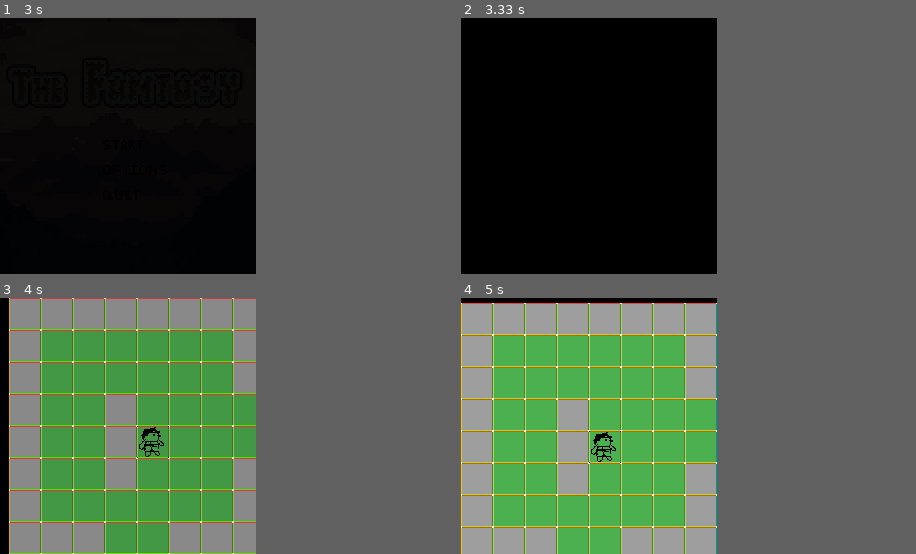
Above: before the commit, frames 1-4 (two rows, left to right).
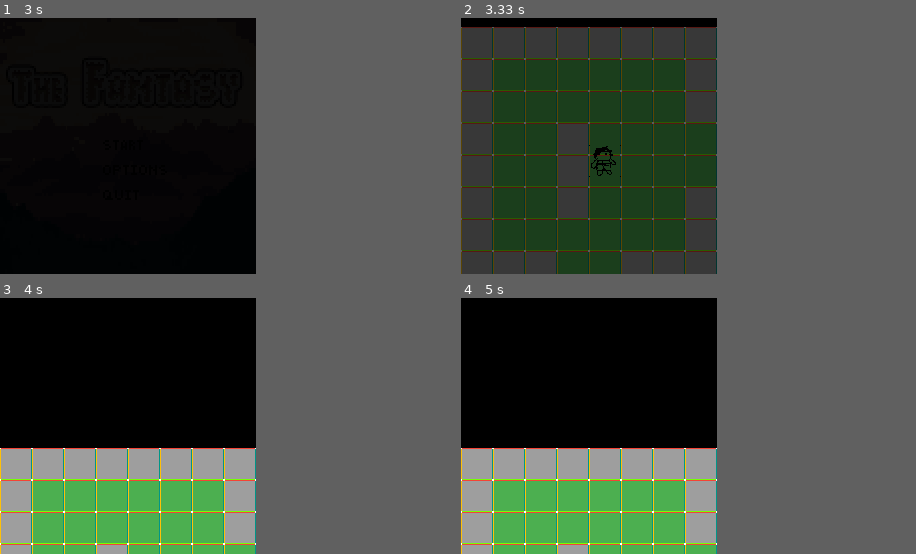
Above: after the commit, the same moments.

Repository: Oscarita25/PygameFantasyGame
Game: pygame game, started from Main.py
Same seed, same stepped clock (60 frames per second), same inputs: the game is played once before the commit and once after it.
Inputs (mouse positions are in pixels of both pictures, inside the frame that each line leads up to):
- Up to frame 1 (3 s): hold Down 0.33-0.8 s; move the mouse to (122, 176) at 0.37 s; tap Enter at 0.83, 1.17, 1.9 s; hold Up 1.5-1.87 s; move the mouse to (245, 176) at 1.53 s; click "Start" at 2.28 s; click (195, 51) at 2.62 s
- Up to frame 2 (3.33 s): hold W from 3.3 s (still down); hold Up from 3.3 s (still down)
- Up to frame 3 (4 s): release W at 3.6 s; release Up at 3.6 s; hold S 3.63-3.93 s; hold Up 3.63-3.93 s; move the mouse to (222, 513) at 3.67 s; tap A at 3.97 s
- Up to frame 4 (5 s): tap D at 4.3 s; tap W at 4.63 s; tap S at 4.97 s

Frame 1 is identical in both runs. In frame 2, 54% of the frame differs, in the area x 0-57%, y 3-100%; in frame 3, 45%; in frame 4, 42%.

Commit message:
bugged PlayerMovement, Moveset

Diff:
--- a/Levels.py
+++ b/Levels.py
@@ -45,6 +45,15 @@
 MAX_FPS = 0
 ASPECT_RATIO = "1:1"
 FULLSCREEN = "OFF"
+CONTROLS = None
+
+''' DEFAULT SETTINGS '''
+DEF_CONTROLS = {
+    "move_up": pg.K_UP,
+    "move_down": pg.K_DOWN,
+    "move_right": pg.K_RIGHT,
+    "move_left": pg.K_LEFT
+}
 
 ''' Aspect Ratio Muliplicator '''
 ASPC_MULT = 1
@@ -60,10 +69,14 @@
 tiles = {
 }
 
+
 def init(surface, clck):
     global display
     global clock
     global tiles
+    global CONTROLS
+    global DEF_CONTROLS
+
     display = surface
     clock = clck
 
@@ -71,6 +84,9 @@
         0: pg.image.load("assets/textures/tiles/grass.png").convert(),
         1: pg.image.load("assets/textures/tiles/stone.png").convert()
     }
+
+    if CONTROLS is None:
+        CONTROLS = DEF_CONTROLS
 
 
 def gen_mapsurf(map_dict):
@@ -215,20 +231,29 @@
 
     def __init__(self, x, y):
         super().__init__()
-        self.image = pygame.image.load("assets/textures/Player_Sprite.png")
+        self.image = pygame.image.load("assets/textures/Player_Sprite.png").convert_alpha()
         self.rect = self.image.get_rect()
 
-        #Position and Direction
+        # Position and Direction
         self.pos = vec(x, y)
         self.vel = vec(0, 0)
-        self.acc = vec(0, 0)
+        self.speed = 32
         self.direction = "DOWN"
 
     def move_p(self):
-        self.pos += self.vel
-
-    def update_p(self):
-        pass
+        self.pos.update(self.pos + self.vel)
+
+    def update_p(self, keys, delta):
+        if keys[CONTROLS["move_up"]]:
+            self.vel = vec(0, -self.speed * delta)
+        elif keys[CONTROLS["move_down"]]:
+            self.vel = vec(0, self.speed * delta)
+        elif keys[CONTROLS["move_right"]]:
+            self.vel = vec(self.speed * delta, 0)
+        elif keys[CONTROLS["move_left"]]:
+            self.vel = vec(-self.speed * delta, 0)
+        else:
+            self.vel = vec(0, 0)
 
     def jump_p(self):
         pass
@@ -307,16 +332,18 @@
             # wait a specific amount of time
             # amount of seconds -> default 1
 
-            if self.counters["anim_cinematic_00"] + self.frametime <= duration:
+            if self.counters["anim_cinematic_00"] + self.frametime >= duration:
                 self.counters["anim_cinematic_00"] += self.frametime
                 self.counters["anim_cinematic_01"] = 255
 
             # decrease black till 0
-            elif not (self.counters["anim_cinematic_01"] - self.frametime * 340 <= 0):
+            elif not (self.counters["anim_cinematic_01"] <= 0):
                 self.counters["anim_cinematic_01"] -= self.frametime * 340
+                if self.counters["anim_cinematic_01"] < 0:
+                    self.counters["anim_cinematic_01"] = 0
 
             # change to state 0
-            else:
+            elif self.counters["anim_cinematic_01"] - self.frametime * 340 <= 0:
                 self.counters["anim_cinematic_01"] = 0
                 self.anim_states["anim_cinematic"] = 0
                 self.counters["anim_cinematic_00"] = 0
@@ -356,10 +383,15 @@
                                         (self.title.get_size()[0] * 2, self.title.get_size()[1] * 2)).convert_alpha()
         self.background = pg.image.load('assets/textures/menu/background.png').convert()
         self.background = pg.transform.scale(self.background, display.get_size()).convert()
+        pg.mixer.music.load("assets/sounds/shop_start.wav")
+        pg.mixer.music.play(1)
 
     def game(self):
         global isDebug
-        mouse_pos = pg.mouse.get_pos()
+        mouse_pos = pg.mouse.get_pos()  #
+        if not pg.mixer.music.get_busy():
+            pg.mixer.music.load("assets/sounds/shop_loop.wav")
+            pg.mixer.music.play(-1)
 
         for e in pg.event.get():
             if e.type == pg.QUIT:
@@ -596,14 +628,6 @@
     def __init__(self):
         Level.__init__(self)
 
-        # setup camera
-        self.camera_pos = [0, 0]
-        self.camera_speed = 250
-        if ASPECT_RATIO == "1:1":
-            self.camera_zoom = MAP_PIX / display.get_size()[1]
-        elif ASPECT_RATIO == "16:9":
-            self.camera_zoom = MAP_PIX / (display.get_size()[1] * (16 / 9))
-
         self.map = {
             "16, 16":
                 [[1, 1, 1, 1, 1, 1, 1, 1],
@@ -652,11 +676,13 @@
         # scale map_surface (keep it seperate so we can resize it at all times)
         # if check to keep aspect ratio
         # (map is a square, not a rectangle, so keep it as one)
-        self.scaled_map = scale_map(self.map_surface, self.camera_zoom)
+        self.scaled_map = scale_map(self.map_surface, MAP_PIX / (display.get_size()[1] * ASPC_MULT))
 
         # set cam_pos to center of the map.
-        self.camera_pos[0] = -self.scaled_map.get_size()[0] / 2
-        self.camera_pos[1] = -self.scaled_map.get_size()[1] / 2
+        self.camera_pos = vec()
+        self.camera_speed = 250
+        self.camera_pos.x = -self.scaled_map.get_size()[0] / 2 + (128 * (ASPC_MULT - 1))
+        self.camera_pos.y = -self.scaled_map.get_size()[1] / 2
 
         # list of buttons
         self.btn_lst = \
@@ -665,30 +691,35 @@
         self.btn_lst[0].isVisible = False
         self.selected_btn = None
 
-        self.player = Player(self.scaled_map.get_size()[0] / 2 + 32*4, self.scaled_map.get_size()[1] / 2 + 32*4)
+        self.player = Player(
+            self.scaled_map.get_size()[0] / 2 + 32 * 4 - self.scaled_map.get_size()[0] / 2 + (128 * (ASPC_MULT - 1)),
+            self.scaled_map.get_size()[1] / 2 + 32 * 4 - self.scaled_map.get_size()[1] / 2)
 
         # mini map
         self.Minimap = Minimap(self)
         self.show_minimap = False
 
-        self.anim_states["anim_cinematic"] = 1
+        self.counters["anim_cinematic_01"] = 255
+        self.anim_states["anim_cinematic"] = 2  # set animation state to 1. (staying black, then fade)
 
     def game(self):
         global isDebug
-        self.calculatedelta()
         mouse_pos = pg.mouse.get_pos()
         keys = pg.key.get_pressed()
 
         if round(self.frametime, 0) == 0:
 
-            if keys[pg.K_w]:
-                self.camera_pos[1] += self.frametime * self.camera_speed
-            if keys[pg.K_s]:
-                self.camera_pos[1] -= self.frametime * self.camera_speed
-            if keys[pg.K_a]:
-                self.camera_pos[0] += self.frametime * self.camera_speed
-            if keys[pg.K_d]:
-                self.camera_pos[0] -= self.frametime * self.camera_speed
+            if keys[CONTROLS["move_up"]]:
+                self.camera_pos.y += self.frametime * self.camera_speed
+            elif keys[CONTROLS["move_down"]]:
+                self.camera_pos.y -= self.frametime * self.camera_speed
+            elif keys[CONTROLS["move_right"]]:
+                self.camera_pos.x -= self.frametime * self.camera_speed
+            elif keys[CONTROLS["move_left"]]:
+                self.camera_pos.x += self.frametime * self.camera_speed
+
+            self.player.move_p()
+            self.player.update_p(keys, self.frametime)
 
             for e in pg.event.get():
                 if e.type == pg.QUIT:
@@ -777,7 +808,7 @@
 
             display.blit(self.scaled_map, self.camera_pos)
 
-            self.scaled_map.blit(self.player.image, self.player.pos)
+            display.blit(self.player.image, self.player.pos)
             if self.show_minimap:
                 display.blit(self.Minimap.surface, (display.get_size()[0] - 64, 0))
 
@@ -787,6 +818,8 @@
             if isDebug:
                 self.drawDebug(Colors.WHITE)
 
-        self.cinematic_change(0.3)
+            self.cinematic_change()
+
         pg.display.flip()
         clock.tick(MAX_FPS)
+        self.calculatedelta()
